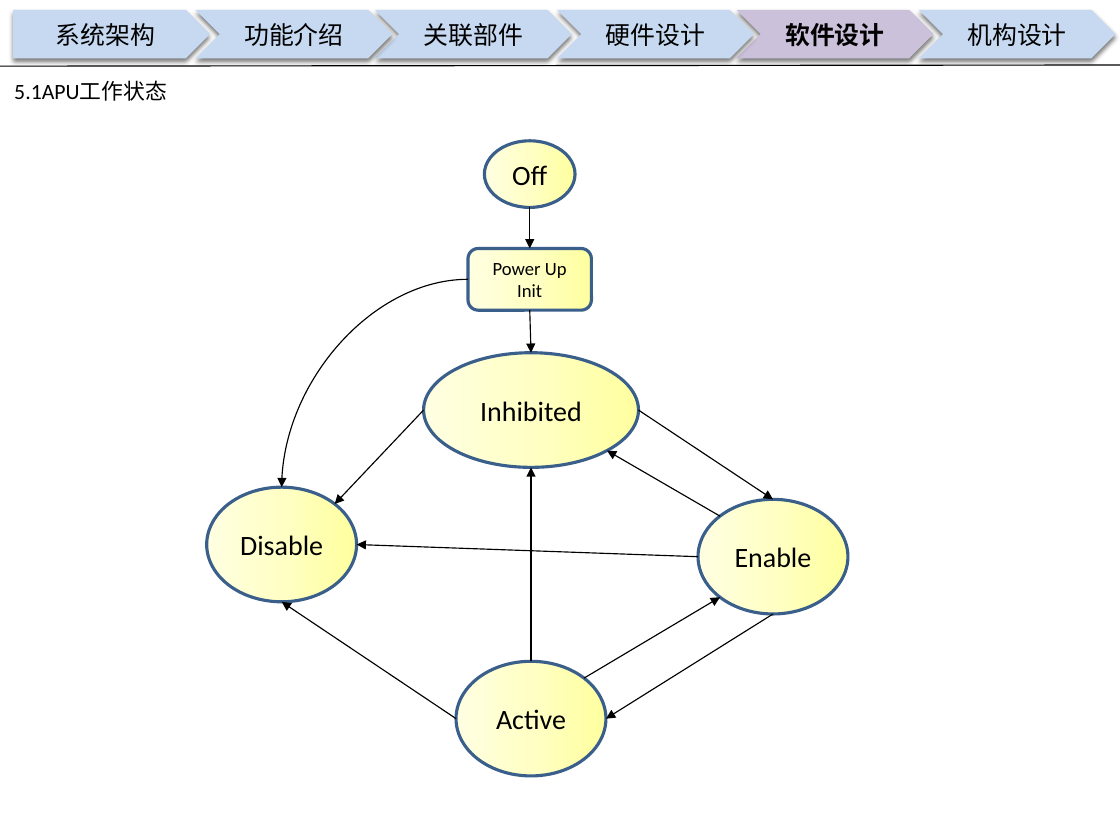
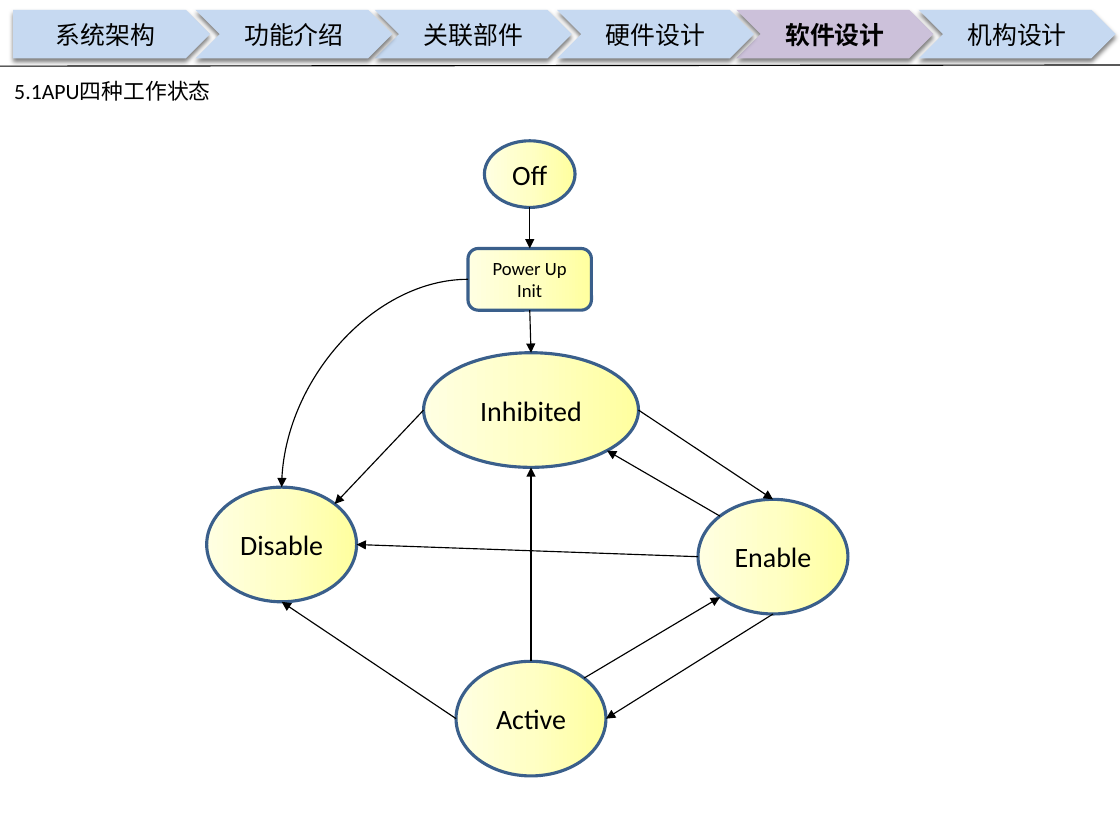
Before and after one commit to guruquan887/VAD01, a slide deck: slide 21 of 01需求分析/docs/specs/00APU设计构想书-VAD01-20180126.pptx (slide 20 before the commit). Drawn at 1120x840 pixels with LibreOffice and Linux fonts; fonts in the diff are those of the drawing; background and template pictures are left out. Boxes give left, top, right and bottom in pixels: in the first picture for what was removed or moved away, otherwise in the second. Text is boxed around its words. In the diff, an @@ line names an element or a change of style, - is before the commit and + after.

```diff
--- a/01需求分析/docs/specs/00APU设计构想书-VAD01-20180126.pptx
+++ b/01需求分析/docs/specs/00APU设计构想书-VAD01-20180126.pptx
@@ text at <box>14,81,210,101</box>: text changed @@
-5.1APU工作状态
+5.1APU四种工作状态
```
Also in this commit, not shown: 1 other slide changed, 1 slide added, 2 other files.
